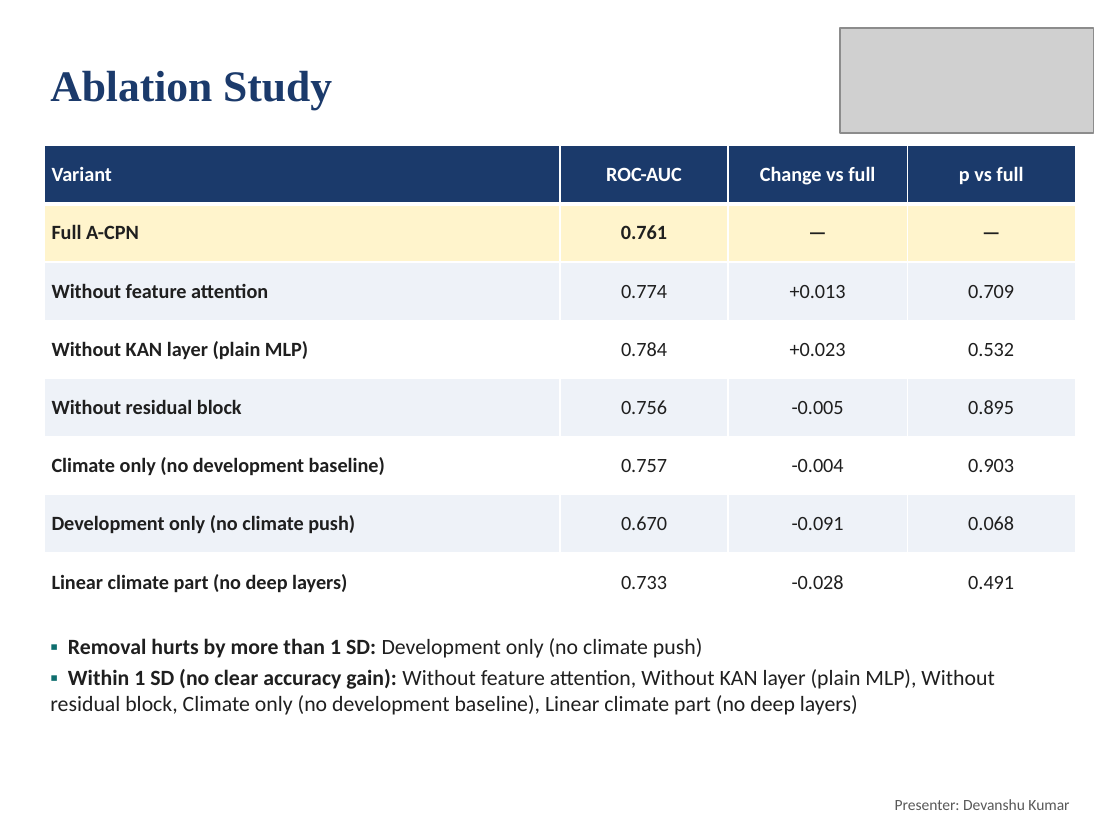
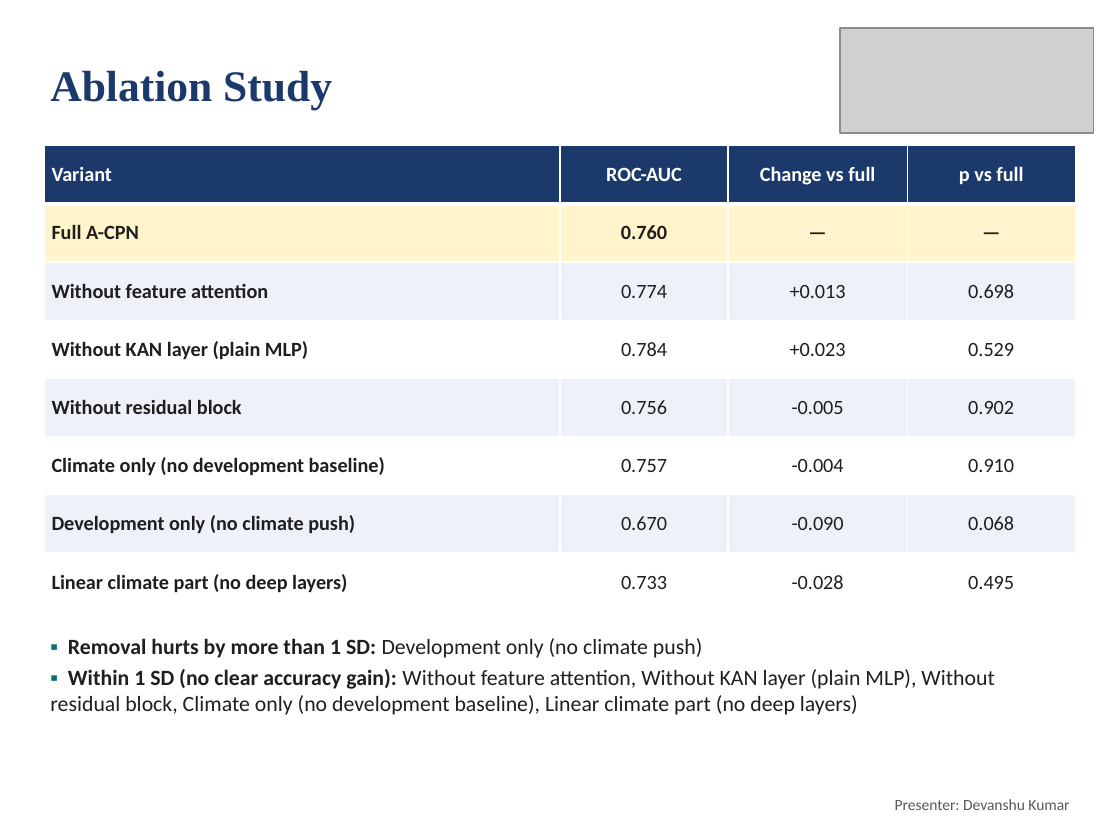
Before and after one commit to deepankarkumar1310/hadoop-ml-algorithm-, a slide deck: slide 17 of docs/Review2_Deck.pptx. Drawn at 1120x840 pixels with LibreOffice and Linux fonts; fonts in the diff are those of the drawing; grey boxes stand for pictures. Boxes give left, top, right and bottom in pixels: in the first picture for what was removed or moved away, otherwise in the second. Text is boxed around its words. In the diff, an @@ line names an element or a change of style, - is before the commit and + after.

```diff
--- a/docs/Review2_Deck.pptx
+++ b/docs/Review2_Deck.pptx
@@ table at (45,146,1075,612) @@
-row 2, column 2: 0.761
+row 2, column 2: 0.760
-row 3, column 4: 0.709
+row 3, column 4: 0.698
-row 4, column 4: 0.532
+row 4, column 4: 0.529
-row 5, column 4: 0.895
+row 5, column 4: 0.902
-row 6, column 4: 0.903
+row 6, column 4: 0.910
-row 7, column 3: -0.091
+row 7, column 3: -0.090
-row 8, column 4: 0.491
+row 8, column 4: 0.495
```
Also in this commit, not shown: 13 other slides changed, 47 other files.
